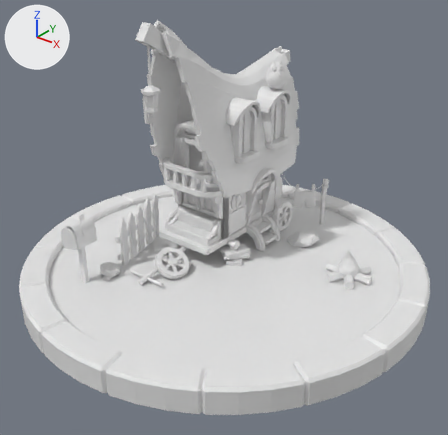
The Blender file untitled.blend: old version first, new version second.
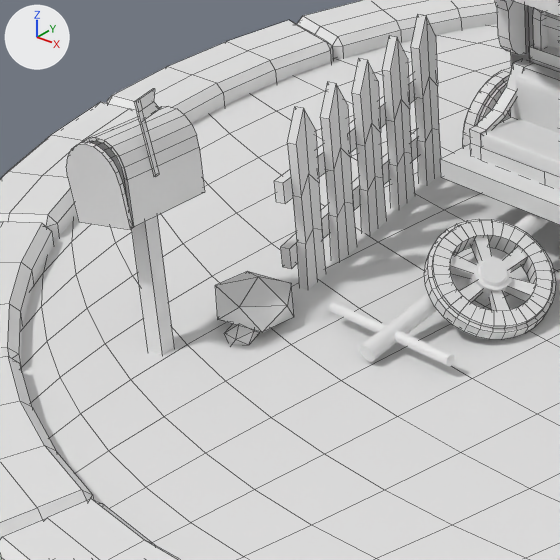
There are two pictures of each version: one whole from a 50 mm lens placed at (6.66, -8.26, 5.95), pointed at (0.83, -0.97, 1.44), one close up on the part from 10% to 43% of the width and 44% to 78% of the height. Lighting does not change. The marker at upper left points along +X, +Y and +Z. The close-ups show mesh edges as thin lines.
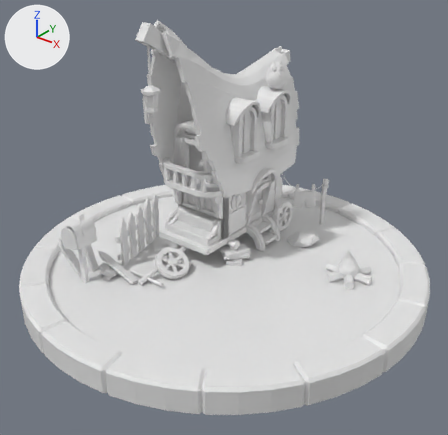
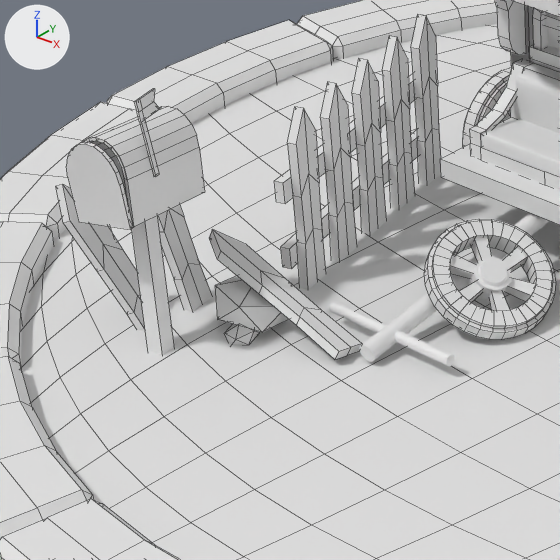
Changed parts and their boxes [x1, y1, x2, y2] in the close-ups (560 x 560 px):
'Plane.009', added: after [209, 229, 362, 359]
'Plane.011', added: after [56, 184, 145, 331]
'Plane.010', added: after [158, 205, 212, 312]

The change in detail:
Object 'Plane.011' (ob_plane_011) is new; it shows a copy of the mesh of ob_plane_007.
Its location is (-0.941, -2.505, 0.244).
Its rotation in degrees is (7.7, -27, 14).
Its scale is (0.276, 0.276, 0.276).
It gains a SOLIDIFY modifier named 'Solidify'.
Modifier setting: thickness = 0.17.
Object 'Plane.010' (ob_plane_010) is new; it shows a copy of the mesh of ob_plane_007.
Its location is (-0.941, -2.287, 0.283).
Its rotation in degrees is (0.2, -16, 15).
Its scale is (0.276, 0.276, 0.276).
It gains a SOLIDIFY modifier named 'Solidify'.
Modifier setting: thickness = 0.17.
Object 'Plane.009' (ob_plane_009) is new; it shows a copy of the mesh of ob_plane_007.
Its location is (-0.087, -2.199, 0.432).
Its rotation in degrees is (-38, -66, 41).
Its scale is (0.276, 0.276, 0.276).
It gains a SOLIDIFY modifier named 'Solidify'.
Modifier setting: thickness = 0.17.
